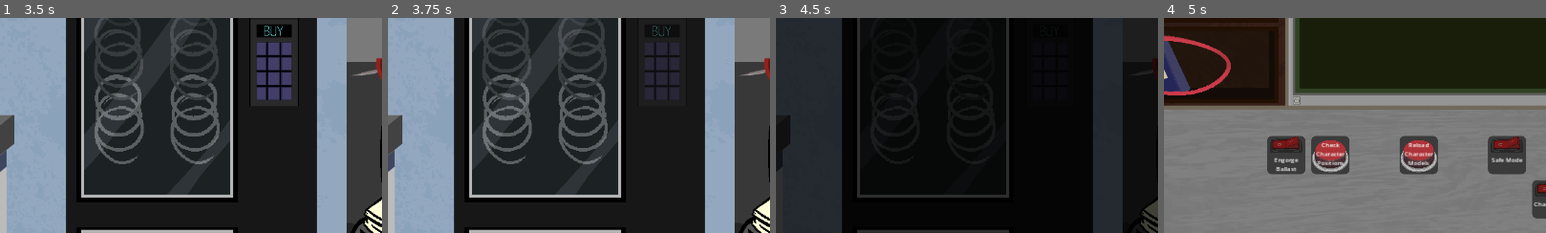
Above: before the commit, frames 1-4 (left to right).
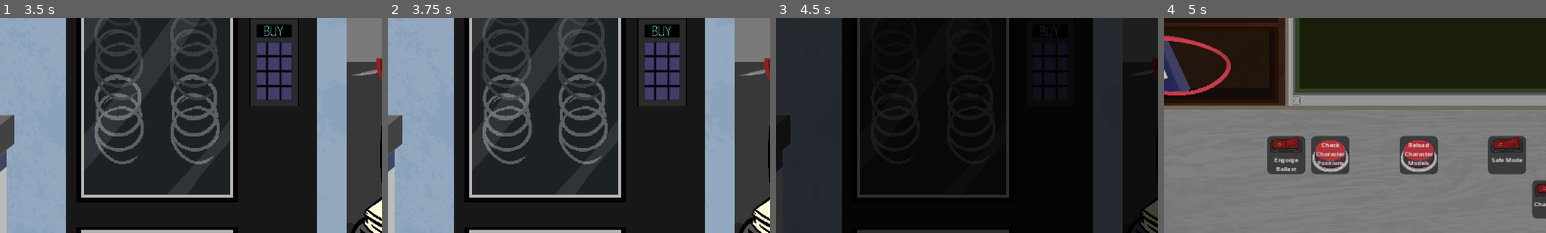
Above: after the commit, the same moments.

Repository: Carth501/team-ferret
Game: Godot game, scene res://scenes/splash/splash_screen_manager.tscn
Same seed, same stepped clock (60 frames per second), same inputs: the game is played once before the commit and once after it. Sound files missing from this copy of the repository are replaced by a short silence.
Inputs (mouse positions are % of the whole screen's width and height, from its top left):
- Up to frame 1 (3.5 s): tap Enter at 0.5 s; move the mouse to (72, 45) at 0.52 s; click (72, 45) at 0.67 s; drag from (30, 55) to (45, 70) at 1.27 s; move the mouse to (60, 28) at 2.02 s; click (60, 28) at 2.17 s; click (93, 78) at 2.75 s
- Up to frame 2 (3.75 s): click (41, 35) at 3.5 s
- Up to frame 3 (4.5 s): click "Continue" at 4.25 s
- Up to frame 4 (5 s): no input
The pictures show only the part of the screen within x 5-55%, y 29-79%; the shares and areas given below are measured in that part.

Frame 1 is identical in both runs. In frame 2, 1.9% of the frame differs, in the area x 67-77%, y 3-39%; in frame 3, less than 0.1%; in frame 4, nothing differs.
Error before the commit: Invalid access to property or key 'upgrade_id' on a base object of type 'Nil'. (res://scripts/vending_machine.gd:50)

Commit message:
fix sound
Sounds work better

Diff:
--- a/scenes/vending_machine.tscn
+++ b/scenes/vending_machine.tscn
@@ -1,12 +1,16 @@
-[gd_scene load_steps=38 format=3 uid="uid://dkkx2t5in0lxp"]
+[gd_scene load_steps=42 format=3 uid="uid://dkkx2t5in0lxp"]
 
 [ext_resource type="Script" path="res://scripts/vending_machine.gd" id="1_1lpds"]
 [ext_resource type="Texture2D" uid="uid://b1v23arwgma3v" path="res://assets/images/level-select/vending/Vending_Machine.png" id="1_gs2eo"]
+[ext_resource type="AudioStream" uid="uid://bnadiojnpdwes" path="res://assets/audio/effects/Vending Machine/Vending Buttons.mp3" id="2_6246b"]
 [ext_resource type="Texture2D" uid="uid://bcse7bbx6t3xc" path="res://assets/images/level-select/vending/Vending_Machine_Keypad.png" id="2_orixr"]
 [ext_resource type="Texture2D" uid="uid://c8tf2iyqyrkuh" path="res://assets/images/level-select/vending/Vending_Machine_Glass.png" id="3_8j0ed"]
 [ext_resource type="Theme" uid="uid://c0tgdmxgi26hi" path="res://assets/themes/tots_theme.tres" id="3_bgkg3"]
 [ext_resource type="Texture2D" uid="uid://dxh4or2oa838" path="res://assets/images/level-select/vending/CrunchTime.png" id="3_hdany"]
+[ext_resource type="AudioStream" uid="uid://ey6a5juwftbp" path="res://assets/audio/effects/Vending Machine/Vending Mechanical Button.wav" id="3_hyrcg"]
 [ext_resource type="Texture2D" uid="uid://c0fndp37ifhf1" path="res://assets/images/level-select/vending/GummiButtons.png" id="4_5danh"]
+[ext_resource type="AudioStream" uid="uid://cpngkq1sw1w38" path="res://assets/audio/effects/Vending Machine/Vending coin.wav" id="4_tcbxg"]
+[ext_resource type="AudioStream" uid="uid://b466qqhh14v4i" path="res://assets/audio/effects/Vending Machine/Vending Dispensing w return.wav" id="5_ex3tn"]
 [ext_resource type="Texture2D" uid="uid://brgj3xeegvkja" path="res://assets/images/level-select/vending/PaynesPuffPastry.png" id="5_ymggr"]
 [ext_resource type="Script" path="res://scripts/upgrade.gd" id="6_8wgux"]
 [ext_resource type="Texture2D" uid="uid://c4uiua0ot7ncj" path="res://assets/images/level-select/vending/MarksBlackLicorice.png" id="6_62wf7"]
@@ -76,12 +80,17 @@
 offset_bottom = 40.0
 
 [node name="keypad_beep" type="AudioStreamPlayer" parent="sfx"]
+stream = ExtResource("2_6246b")
 
 [node name="keypad_mech_beep" type="AudioStreamPlayer" parent="sfx"]
+stream = ExtResource("3_hyrcg")
 
 [node name="coin_insert" type="AudioStreamPlayer" parent="sfx"]
+stream = ExtResource("4_tcbxg")
+max_polyphony = 2
 
 [node name="vend_wReturn" type="AudioStreamPlayer" parent="sfx"]
+stream = ExtResource("5_ex3tn")
 
 [node name="body" type="TextureRect" parent="."]
 layout_mode = 0
--- a/scripts/vending_machine.gd
+++ b/scripts/vending_machine.gd
@@ -14,7 +14,7 @@
 @export_category("Upgrades")
 var _money := 10.00
 var purchased_upgrades: Dictionary
-
+var plays = 0
 var current_upgrade: Upgrade
 
 func _ready():
@@ -40,20 +40,21 @@
 	keypad.disabled = purchased
 
 func _on_keypad_pressed():
-	var cost: float = keypad.get_meta("cost")
-	var purchased: bool = keypad.get_meta("purchased")
-	if(!purchased && _money >= cost):
-		play_purchased()
-		_money -= cost
-		update_money()
-		keypad.disabled = true
-		save_handler_single.buy_upgrade(current_upgrade.upgrade_id, current_upgrade.cost)
-		current_upgrade.set_purchased(true)
-	else:
-		keypad_beep.play()
+	if(current_upgrade != null):
+		var cost: float = keypad.get_meta("cost")
+		var purchased: bool = keypad.get_meta("purchased")
+		if(!purchased && _money >= cost):
+			play_purchased()
+			_money -= cost
+			update_money()
+			keypad.disabled = true
+			save_handler_single.buy_upgrade(current_upgrade.upgrade_id, current_upgrade.cost)
+			current_upgrade.set_purchased(true)
+		else:
+			keypad_beep.play()
 
-	if(current_upgrade is Upgrade):
-		current_upgrade.emit_signal("upgrade_purchased")
+		if(current_upgrade is Upgrade):
+			current_upgrade.emit_signal("upgrade_purchased")
 
 func set_upgrades():
 	purchased_upgrades = save_handler_single.active_save.upgrades
@@ -65,23 +66,24 @@
 	coin_insert.play()
 
 func _on_keypad_beep_finished():
-	var plays = 0
-	if(plays != 2):
+	#var timer = Timer.new()
+	#timer.wait_time = 1
+	if(plays <= 2):
+		print(str("Keypad plays: ", plays))
 		plays += 1
+		#timer.timeout.connect(keypad_beep.play)
+		#timer.one_shot = true
+		#timer.start()
 		keypad_beep.play()
 	else:
 		vend_w_return.play()
+		plays = 0
 
 func _on_keypad_mech_beep_finished():
 	pass # Replace with function body.
 
 func _on_coin_insert_finished():
-	var plays = 0
-	if(plays != 3):
-		plays += 1
-		coin_insert.play()
-	else:
-		keypad_beep.play()
+	keypad_beep.play()
 
 func _on_vend_w_return_finished():
 	pass # Replace with function body.
